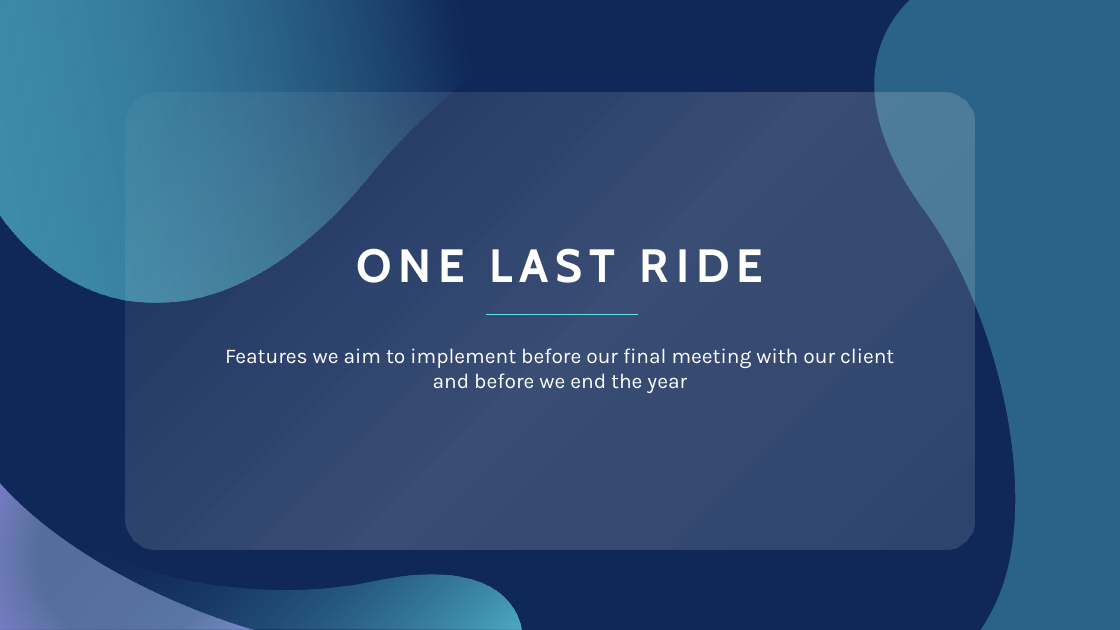
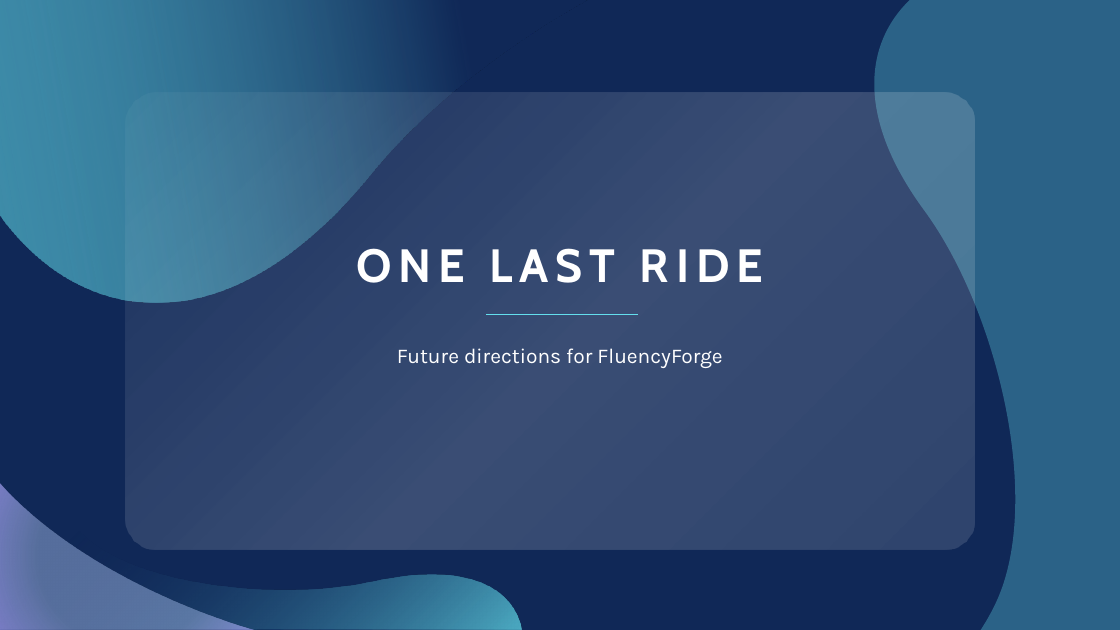
Before and after one commit to esschillinger/capstone, a slide deck: slide 9 of docs/sprint3/Sprint 3 Presentation.pptx (slide 11 before the commit). Drawn at 1120x630 pixels with LibreOffice and Linux fonts; fonts in the diff are those of the drawing. Boxes give left, top, right and bottom in pixels: in the first picture for what was removed or moved away, otherwise in the second. Text is boxed around its words. In the diff, an @@ line names an element or a change of style, - is before the commit and + after.

```diff
--- a/docs/sprint3/Sprint 3 Presentation.pptx
+++ b/docs/sprint3/Sprint 3 Presentation.pptx
@@ subtitle at [397,348,722,368]: text changed @@
-Features we aim to implement before our final meeting with our client and before we end the year
+Future directions for FluencyForge
```
Also in this commit, not shown: 3 other slides changed, 1 slide added, 3 slides removed, 3 other files.
